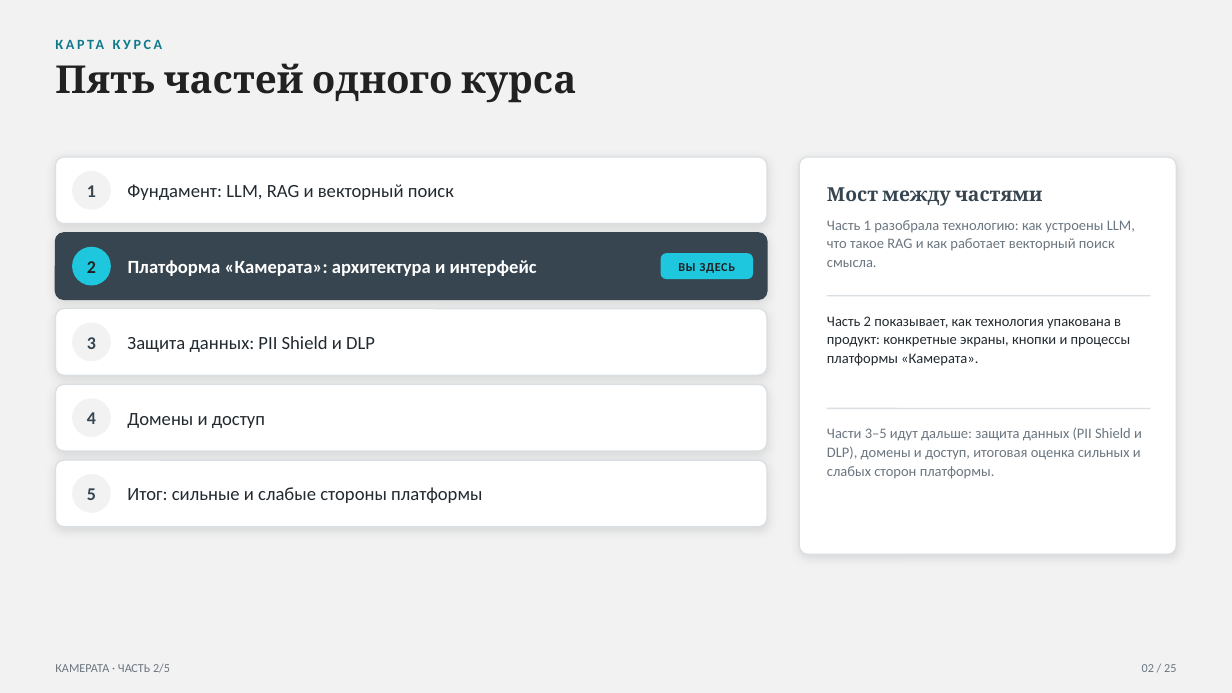
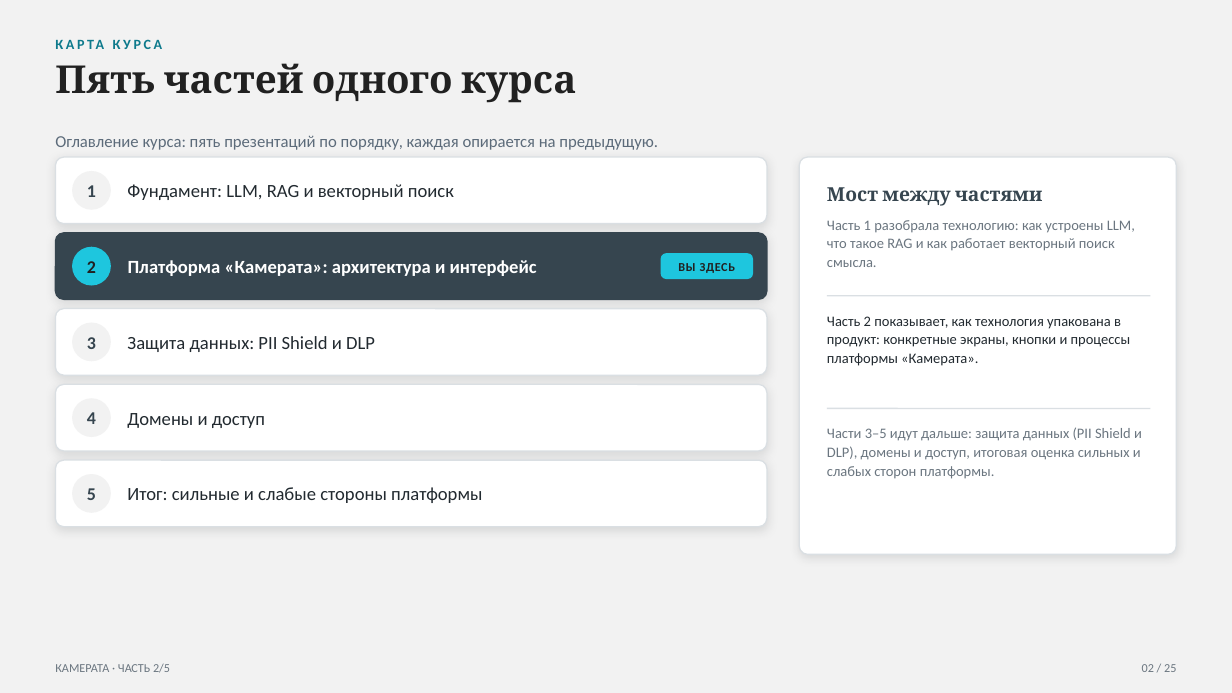
Before and after one commit to vladilslavandrosov-prog/job-RAG, a slide deck: slide 2 of docs/presentations/02-platforma-arhitektura.pptx. Drawn at 1232x693 pixels with LibreOffice and Linux fonts; fonts in the diff are those of the drawing. Boxes give left, top, right and bottom in pixels: in the first picture for what was removed or moved away, otherwise in the second. Text is boxed around its words. In the diff, an @@ line names an element or a change of style, - is before the commit and + after.

```diff
--- a/docs/presentations/02-platforma-arhitektura.pptx
+++ b/docs/presentations/02-platforma-arhitektura.pptx
@@ text added at (55,136,658,150), 13 pt, text #5C6B7A @@
+Оглавление курса: пять презентаций по порядку, каждая опирается на предыдущую.
```
